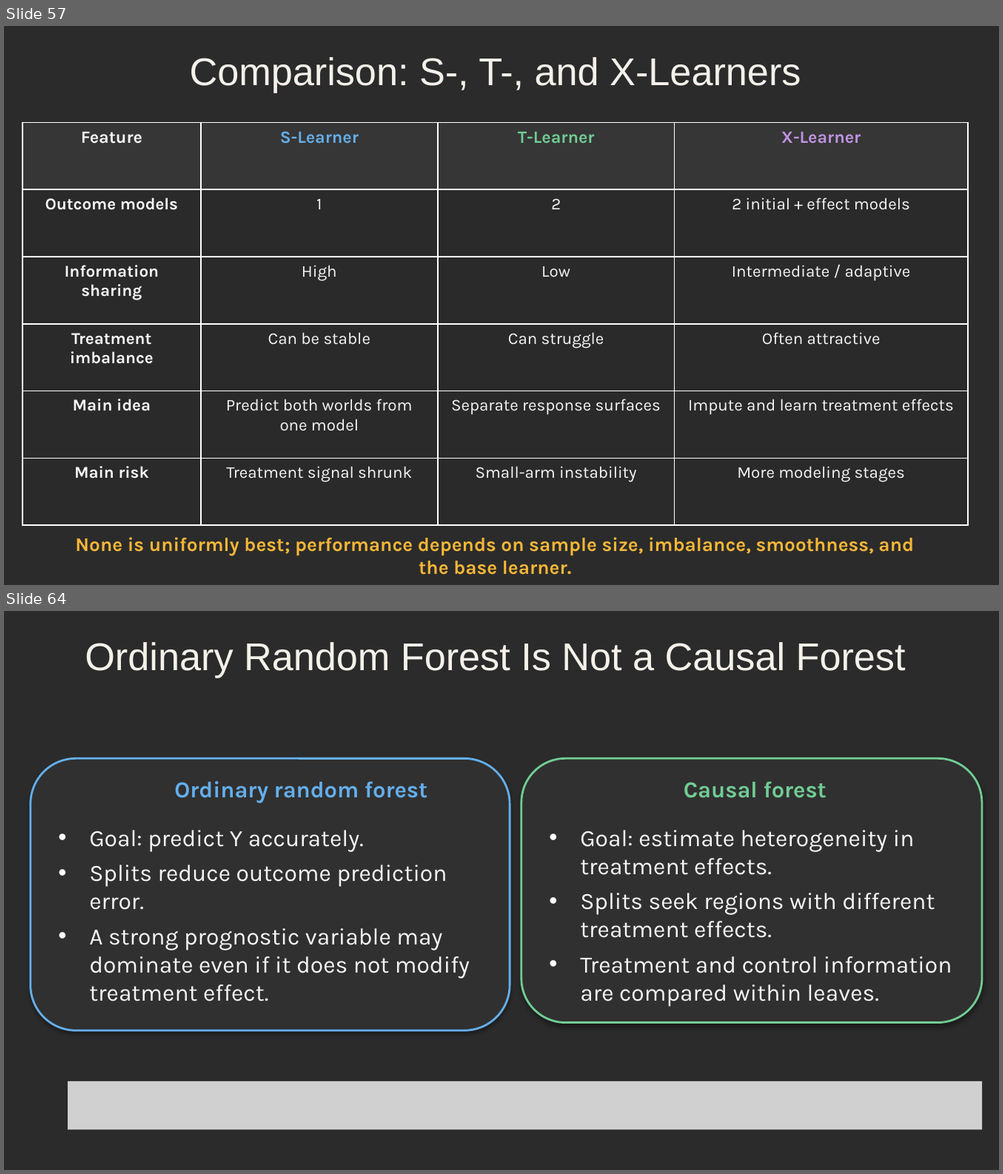
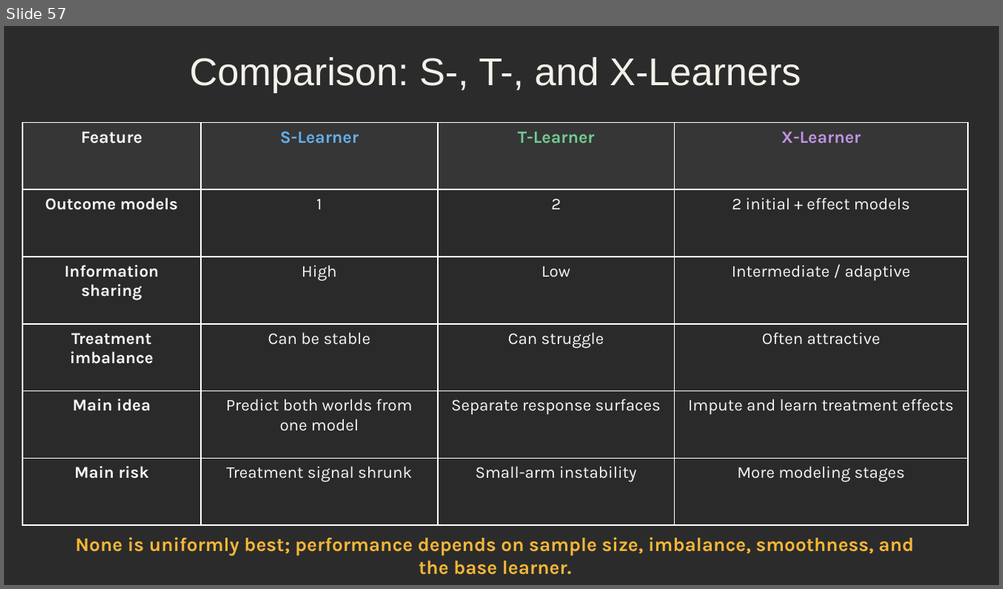
Before and after one commit to djghosh1123/STAT-7900-Causal-Analysis, a slide deck: Lectures/Lecture 8.pptx. Shown one above the other, each under a label of ours: slides 57 and 64 before the commit, slide 57 after it; the slides between them are not shown. The pictures are 1003x1174 and 1003x589 pixels, drawn with LibreOffice and Linux fonts; fonts in the diff are those of the drawing; grey boxes stand for pictures; background and template pictures are left out; a plain dark background stands for a picture behind light text. Boxes give left, top, right and bottom in pixels: in the first picture for what was removed or moved away, otherwise in the second. Text is boxed around its words. In the diff, an @@ line names an element or a change of style, - is before the commit and + after.

```diff
--- a/Lectures/Lecture 8.pptx
+++ b/Lectures/Lecture 8.pptx
@@ slide 64 removed at [4,611,999,1170], background picture (left out) @@
@@ text removed at [85,642,905,678] @@
-Ordinary Random Forest Is Not a Causal Forest
@@ rounded rectangle removed at [31,758,510,1031] @@
@@ rounded rectangle removed at [521,758,982,1022] @@
@@ text removed at [174,781,427,803] @@
-Ordinary random forest
@@ text removed at [683,781,826,798] @@
-Causal forest
@@ text removed at [89,830,469,979] @@
-• Goal: predict Y accurately.
-• Splits reduce outcome prediction error.
-• A strong prognostic variable may dominate even if it does not modify treatment effect.
@@ text removed at [580,830,952,1007] @@
-• Goal: estimate heterogeneity in treatment effects.
-• Splits seek regions with different treatment effects.
-• Treatment and control information are compared within leaves.
@@ picture removed at [68,1082,982,1130] @@
```
Also in this commit, not shown: 22 other slides removed, 3 other files.
